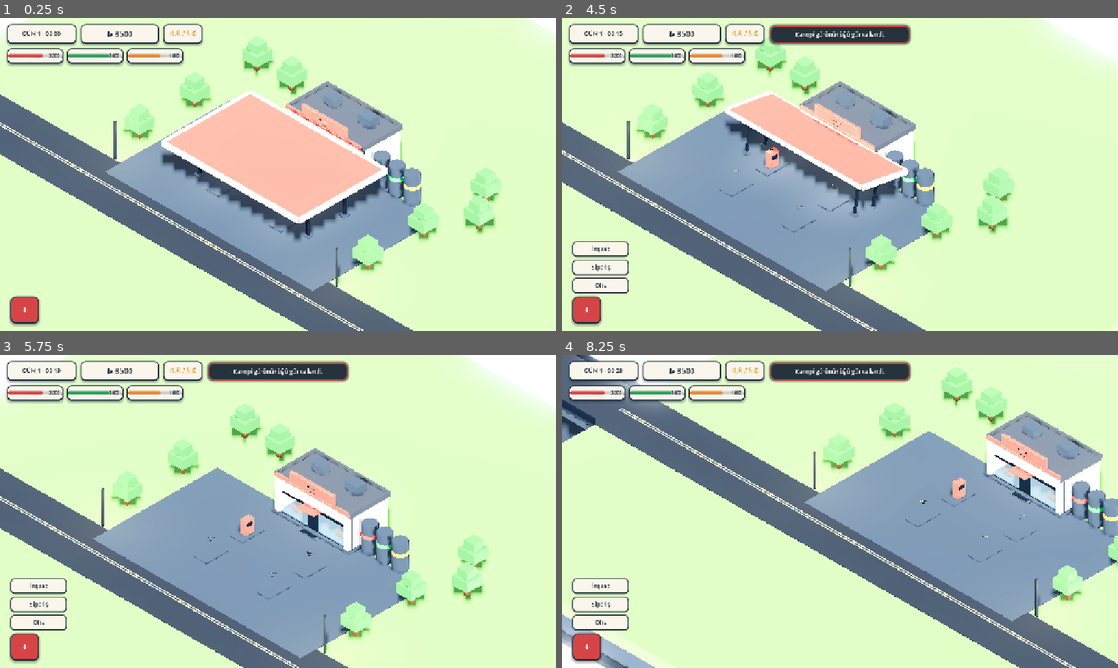
Above: before the commit, frames 1-4 (two rows, left to right).
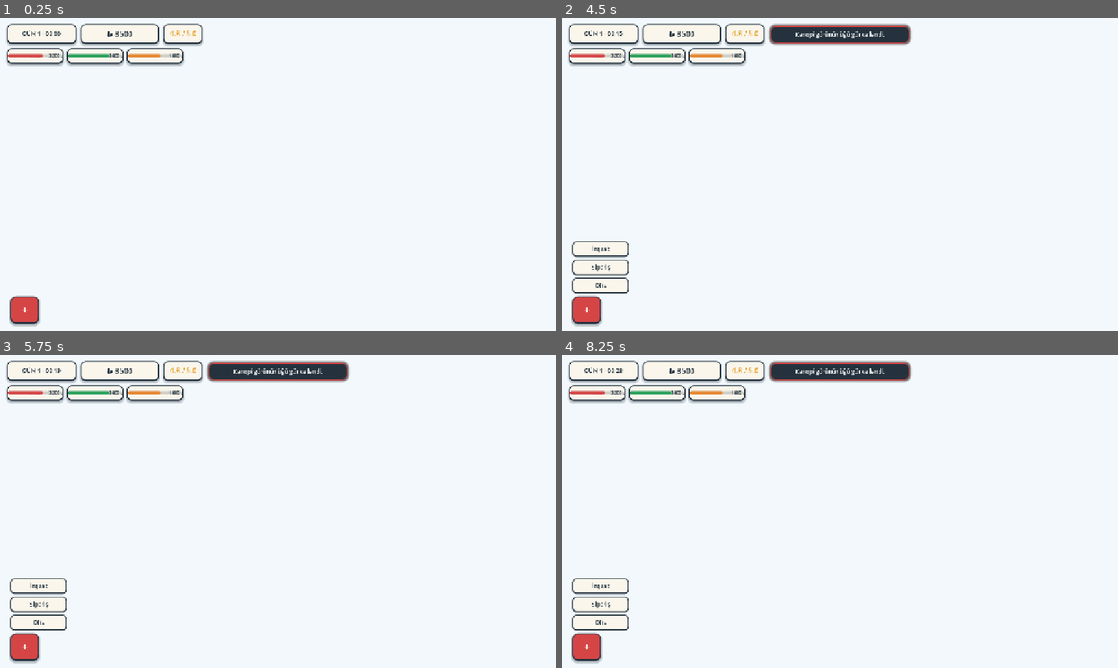
Above: after the commit, the same moments.

Repository: balax-studio/bakkal
Game: Godot game, scene res://scenes/Main.tscn
The game is run twice, just before and just after one commit, with the same random seed, the same clock (stepped at 60 frames per second) and the same inputs.
Inputs (mouse positions are in pixels of both pictures, inside the frame that each line leads up to):
- Up to frame 1 (0.25 s): no input
- Up to frame 2 (4.5 s): click "+" at 0.5 s; click "İnşaat" at 1.25 s; click "Sipariş" at 2 s; click "Ofis" at 2.75 s; click "✕" at 3.5 s; tap Enter at 4.25 s; move the mouse to (962, 158) at 4.27 s; hold D from 4.28 s (still down); tap T at 4.35 s; click (962, 158) at 4.42 s
- Up to frame 3 (5.75 s): tap Space at 4.52 s; release D at 5 s; drag from (166, 527) to (250, 574) at 5.02 s
- Up to frame 4 (8.25 s): tap Space at 5.75, 7.52 s; move the mouse to (895, 442) at 5.77 s; hold D 5.78-6.5 s; tap T at 5.85, 7.35 s; drag from (812, 574) to (673, 464) at 6.52 s; tap Enter at 7.25 s; move the mouse to (1006, 558) at 7.27 s; hold A 7.28-8 s; drag from (673, 464) to (756, 433) at 8.02 s

The runs differ from the first frame. In frame 1, 94% of the frame differs, in the area x 0-100%, y 0-100%; in frame 2, 90%; in frame 3, 89%; in frame 4, 91%.

Commit message:
fix(station): complete spatial calibration, canopy permanence, pump lane clearance, and dual-engine sync

Diff:
--- a/godot_station/scenes/Diorama.tscn
+++ b/godot_station/scenes/Diorama.tscn
@@ -17,37 +17,37 @@
 
 [node name="GrassBase" type="CSGBox3D" parent="."]
 transform = Transform3D(1, 0, 0, 0, 1, 0, 0, 0, 1, 0, -0.75, 0)
-size = Vector3(80, 1.5, 80)
+size = Vector3(240, 1.5, 240)
 material = ExtResource("1_grass")
 
 [node name="DirtBase" type="CSGBox3D" parent="."]
 transform = Transform3D(1, 0, 0, 0, 1, 0, 0, 0, 1, 0, -2.6, 0)
-size = Vector3(80, 2.2, 80)
+size = Vector3(240, 2.2, 240)
 material = ExtResource("4_conc")
 
 [node name="RimSlab" type="CSGBox3D" parent="."]
 transform = Transform3D(1, 0, 0, 0, 1, 0, 0, 0, 1, 0, -3.8, 0)
-size = Vector3(82, 0.6, 82)
+size = Vector3(242, 0.6, 242)
 material = ExtResource("2_asphalt")
 
 [node name="AsphaltRoad" type="CSGBox3D" parent="."]
 transform = Transform3D(1, 0, 0, 0, 1, 0, 0, 0, 1, 0, 0.03, 11.5)
-size = Vector3(80, 0.06, 7.5)
+size = Vector3(160, 0.06, 7.5)
 material = ExtResource("2_asphalt")
 
 [node name="YellowLine1" type="CSGBox3D" parent="AsphaltRoad"]
 transform = Transform3D(1, 0, 0, 0, 1, 0, 0, 0, 1, 0, 0.04, -0.15)
-size = Vector3(80, 0.02, 0.15)
+size = Vector3(160, 0.02, 0.15)
 material = ExtResource("3_yellow")
 
 [node name="YellowLine2" type="CSGBox3D" parent="AsphaltRoad"]
 transform = Transform3D(1, 0, 0, 0, 1, 0, 0, 0, 1, 0, 0.04, 0.15)
-size = Vector3(80, 0.02, 0.15)
+size = Vector3(160, 0.02, 0.15)
 material = ExtResource("3_yellow")
 
 [node name="ForecourtConcrete" type="CSGBox3D" parent="."]
-transform = Transform3D(1, 0, 0, 0, 1, 0, 0, 0, 1, 0, 0.04, 1)
-size = Vector3(30, 0.08, 18)
+transform = Transform3D(1, 0, 0, 0, 1, 0, 0, 0, 1, 0, 0.04, -3.5)
+size = Vector3(24.0, 0.08, 19.0)
 material = ExtResource("4_conc")
 
 [node name="Canopy" parent="." instance=ExtResource("6_canopy")]
@@ -62,18 +62,18 @@
 [node name="Pumps" type="Node3D" parent="."]
 
 [node name="Pump1" parent="Pumps" instance=ExtResource("8_pump")]
-transform = Transform3D(1, 0, 0, 0, 1, 0, 0, 0, 1, -4.5, 0, -1.8)
+transform = Transform3D(1, 0, 0, 0, 1, 0, 0, 0, 1, -4.5, 0, -1.2)
 
 [node name="Pump2" parent="Pumps" instance=ExtResource("8_pump")]
-transform = Transform3D(1, 0, 0, 0, 1, 0, 0, 0, 1, 4.5, 0, -1.8)
+transform = Transform3D(1, 0, 0, 0, 1, 0, 0, 0, 1, 4.5, 0, -1.2)
 pump_index = 2
 
 [node name="Pump3" parent="Pumps" instance=ExtResource("8_pump")]
-transform = Transform3D(1, 0, 0, 0, 1, 0, 0, 0, 1, -4.5, 0, 3.4)
+transform = Transform3D(1, 0, 0, 0, 1, 0, 0, 0, 1, -4.5, 0, 2.4)
 pump_index = 3
 
 [node name="Pump4" parent="Pumps" instance=ExtResource("8_pump")]
-transform = Transform3D(1, 0, 0, 0, 1, 0, 0, 0, 1, 4.5, 0, 3.4)
+transform = Transform3D(1, 0, 0, 0, 1, 0, 0, 0, 1, 4.5, 0, 2.4)
 pump_index = 4
 
 [node name="StreetLamps" type="Node3D" parent="."]
@@ -111,28 +111,28 @@
 [node name="Trees" type="Node3D" parent="."]
 
 [node name="Tree1" parent="Trees" instance=ExtResource("9_tree")]
-transform = Transform3D(1, 0, 0, 0, 1, 0, 0, 0, 1, -17, 0, -14)
+transform = Transform3D(1, 0, 0, 0, 1, 0, 0, 0, 1, -25, 0, -14)
 
 [node name="Tree2" parent="Trees" instance=ExtResource("9_tree")]
-transform = Transform3D(1, 0, 0, 0, 1, 0, 0, 0, 1, -12, 0, -14)
+transform = Transform3D(1, 0, 0, 0, 1, 0, 0, 0, 1, -12, 0, -18)
 
 [node name="Tree3" parent="Trees" instance=ExtResource("9_tree")]
-transform = Transform3D(1, 0, 0, 0, 1, 0, 0, 0, 1, -17, 0, 3)
+transform = Transform3D(1, 0, 0, 0, 1, 0, 0, 0, 1, -25, 0, 3)
 
 [node name="Tree4" parent="Trees" instance=ExtResource("9_tree")]
-transform = Transform3D(1, 0, 0, 0, 1, 0, 0, 0, 1, -17, 0, -5)
+transform = Transform3D(1, 0, 0, 0, 1, 0, 0, 0, 1, -25, 0, -5)
 
 [node name="Tree5" parent="Trees" instance=ExtResource("9_tree")]
-transform = Transform3D(1, 0, 0, 0, 1, 0, 0, 0, 1, 16, 0, -14)
+transform = Transform3D(1, 0, 0, 0, 1, 0, 0, 0, 1, 25, 0, -14)
 
 [node name="Tree6" parent="Trees" instance=ExtResource("9_tree")]
-transform = Transform3D(1, 0, 0, 0, 1, 0, 0, 0, 1, 16, 0, -5)
+transform = Transform3D(1, 0, 0, 0, 1, 0, 0, 0, 1, 25, 0, -5)
 
 [node name="Tree7" parent="Trees" instance=ExtResource("9_tree")]
-transform = Transform3D(1, 0, 0, 0, 1, 0, 0, 0, 1, 16, 0, 3)
+transform = Transform3D(1, 0, 0, 0, 1, 0, 0, 0, 1, 25, 0, 3)
 
 [node name="Tree8" parent="Trees" instance=ExtResource("9_tree")]
-transform = Transform3D(1, 0, 0, 0, 1, 0, 0, 0, 1, 19, 0, -10)
+transform = Transform3D(1, 0, 0, 0, 1, 0, 0, 0, 1, 26, 0, -10)
 
 [node name="Puddles" type="Node3D" parent="."]
 
@@ -162,61 +162,48 @@
 height = 0.02
 material = ExtResource("2_asphalt")
 
-[node name="WestViaduct" type="Node3D" parent="."]
-
-[node name="Deck" type="CSGBox3D" parent="WestViaduct"]
-transform = Transform3D(1, 0, 0, 0, 1, 0, 0, 0, 1, -49, -0.37, 11.5)
-size = Vector3(18, 0.8, 7.5)
-material = ExtResource("2_asphalt")
-
-[node name="Slab" type="CSGBox3D" parent="WestViaduct"]
-transform = Transform3D(1, 0, 0, 0, 1, 0, 0, 0, 1, -49, -0.75, 11.5)
-size = Vector3(18.2, 0.6, 7.9)
-material = ExtResource("4_conc")
-
-[node name="Pylon" type="CSGBox3D" parent="WestViaduct"]
-transform = Transform3D(1, 0, 0, 0, 1, 0, 0, 0, 1, -49, -6.5, 11.5)
-size = Vector3(2.4, 12.0, 5.5)
-material = ExtResource("4_conc")
-
-[node name="NorthRail" type="CSGBox3D" parent="WestViaduct"]
-transform = Transform3D(1, 0, 0, 0, 1, 0, 0, 0, 1, -49, 0.35, 7.75)
-size = Vector3(18, 0.7, 0.25)
+[node name="WestTunnel" type="Node3D" parent="."]
+transform = Transform3D(1, 0, 0, 0, 1, 0, 0, 0, 1, -58, -1.8, 11.5)
+
+[node name="MountainBerm" type="CSGBox3D" parent="WestTunnel"]
+transform = Transform3D(1, 0, 0, 0, 1, 0, 0, 0, 1, -4, 3.5, 0)
+size = Vector3(12, 8.5, 24)
+material = ExtResource("1_grass")
+
+[node name="PortalArch" type="CSGBox3D" parent="WestTunnel"]
+transform = Transform3D(1, 0, 0, 0, 1, 0, 0, 0, 1, 0, 3.2, 0)
+size = Vector3(2.8, 6.4, 10.8)
+material = ExtResource("4_conc")
+
+[node name="TunnelVoid" type="CSGBox3D" parent="WestTunnel"]
+transform = Transform3D(1, 0, 0, 0, 1, 0, 0, 0, 1, -1.5, 2.2, 0)
+size = Vector3(5.5, 4.6, 8.4)
 material = ExtResource("10_dark")
 
-[node name="SouthRail" type="CSGBox3D" parent="WestViaduct"]
-transform = Transform3D(1, 0, 0, 0, 1, 0, 0, 0, 1, -49, 0.35, 15.25)
-size = Vector3(18, 0.7, 0.25)
+[node name="HazardTop" type="CSGBox3D" parent="WestTunnel"]
+transform = Transform3D(1, 0, 0, 0, 1, 0, 0, 0, 1, 1.45, 4.4, 0)
+size = Vector3(0.15, 0.35, 8.4)
+material = ExtResource("3_yellow")
+
+[node name="EastTunnel" type="Node3D" parent="."]
+transform = Transform3D(1, 0, 0, 0, 1, 0, 0, 0, 1, 58, -1.8, 11.5)
+
+[node name="MountainBerm" type="CSGBox3D" parent="EastTunnel"]
+transform = Transform3D(1, 0, 0, 0, 1, 0, 0, 0, 1, 4, 3.5, 0)
+size = Vector3(12, 8.5, 24)
+material = ExtResource("1_grass")
+
+[node name="PortalArch" type="CSGBox3D" parent="EastTunnel"]
+transform = Transform3D(1, 0, 0, 0, 1, 0, 0, 0, 1, 0, 3.2, 0)
+size = Vector3(2.8, 6.4, 10.8)
+material = ExtResource("4_conc")
+
+[node name="TunnelVoid" type="CSGBox3D" parent="EastTunnel"]
+transform = Transform3D(1, 0, 0, 0, 1, 0, 0, 0, 1, 1.5, 2.2, 0)
+size = Vector3(5.5, 4.6, 8.4)
 material = ExtResource("10_dark")
 
-[node name="EastHyperRing" type="Node3D" parent="."]
-
-[node name="Deck" type="CSGBox3D" parent="EastHyperRing"]
-transform = Transform3D(1, 0, 0, 0, 1, 0, 0, 0, 1, 49, -0.37, 11.5)
-size = Vector3(18, 0.8, 7.5)
-material = ExtResource("2_asphalt")
-
-[node name="Slab" type="CSGBox3D" parent="EastHyperRing"]
-transform = Transform3D(1, 0, 0, 0, 1, 0, 0, 0, 1, 49, -0.75, 11.5)
-size = Vector3(18.2, 0.6, 7.9)
-material = ExtResource("10_dark")
-
-[node name="Ring1" type="CSGBox3D" parent="EastHyperRing"]
-transform = Transform3D(1, 0, 0, 0, 1, 0, 0, 0, 1, 44, 1.9, 11.5)
-size = Vector3(0.65, 4.0, 8.2)
-material = ExtResource("10_dark")
-
-[node name="Glow1" type="CSGBox3D" parent="EastHyperRing/Ring1"]
-transform = Transform3D(1, 0, 0, 0, 1, 0, 0, 0, 1, 0, 1.7, 0)
-size = Vector3(0.3, 0.2, 7.0)
-material = ExtResource("12_blue")
-
-[node name="Ring2" type="CSGBox3D" parent="EastHyperRing"]
-transform = Transform3D(1, 0, 0, 0, 1, 0, 0, 0, 1, 50, 1.9, 11.5)
-size = Vector3(0.65, 4.0, 8.2)
-material = ExtResource("10_dark")
-
-[node name="Glow2" type="CSGBox3D" parent="EastHyperRing/Ring2"]
-transform = Transform3D(1, 0, 0, 0, 1, 0, 0, 0, 1, 0, 1.7, 0)
-size = Vector3(0.3, 0.2, 7.0)
-material = ExtResource("12_blue")
+[node name="HazardTop" type="CSGBox3D" parent="EastTunnel"]
+transform = Transform3D(1, 0, 0, 0, 1, 0, 0, 0, 1, -1.45, 4.4, 0)
+size = Vector3(0.15, 0.35, 8.4)
+material = ExtResource("3_yellow")
--- a/godot_station/scenes/Main.tscn
+++ b/godot_station/scenes/Main.tscn
@@ -20,6 +20,13 @@
 glow_enabled = true
 glow_intensity = 0.35
 glow_bloom = 0.12
+fog_enabled = true
+fog_light_color = Color(0.816, 0.886, 0.933, 1)
+fog_density = 0.001
+fog_mode = 0
+fog_depth_begin = 48.0
+fog_depth_end = 135.0
+fog_aerial_perspective = 0.5
 
 [node name="Main" type="Node3D"]
 script = ExtResource("1_script")
Not shown, changed: web_3d_station/game.js
Not shown, changed: web_3d_station/index.html
